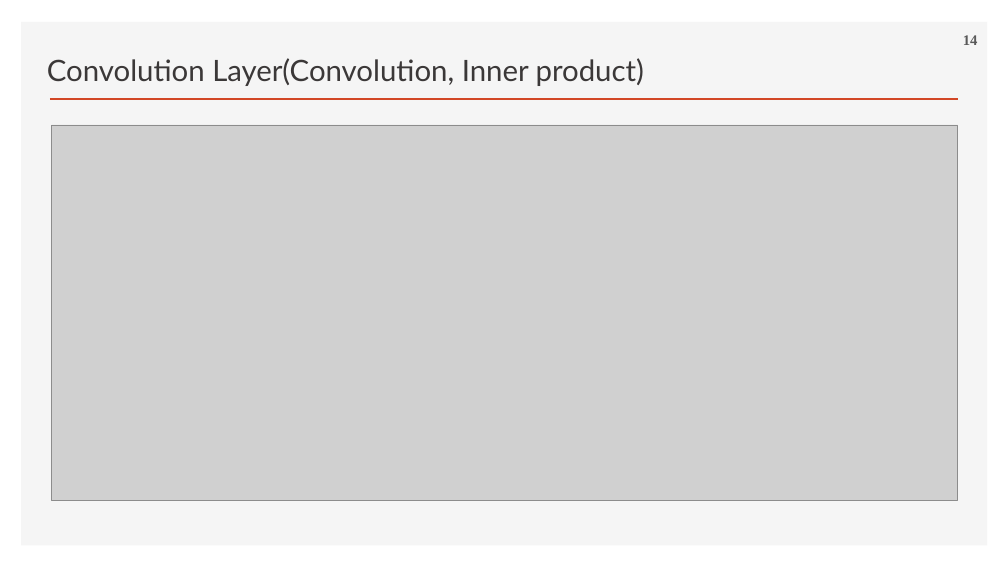
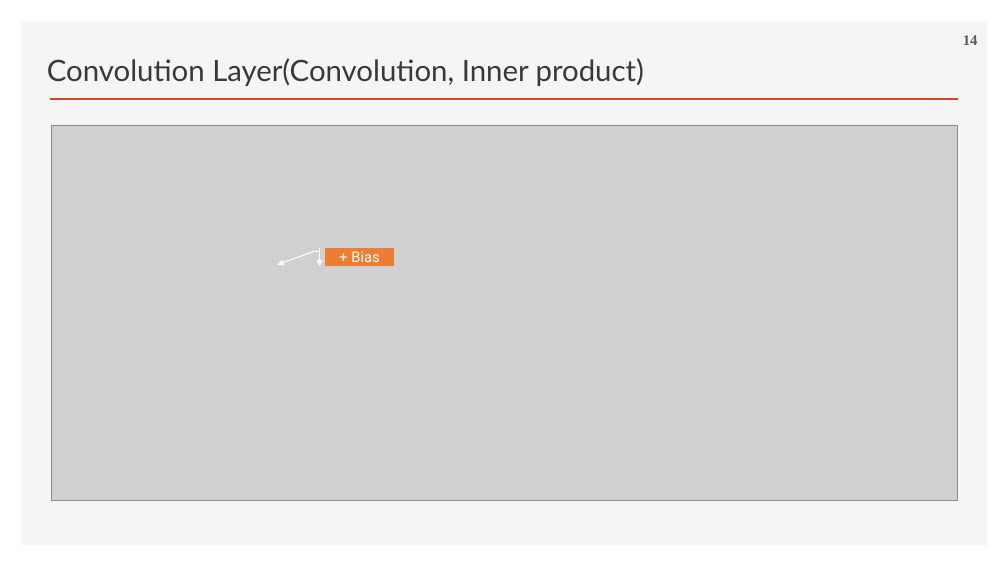
Before and after one commit to ancestor9/2026_Fall_Deep-Learning-with-Python, a slide deck: slide 14 of Chapter 08 Image Classification.pptx. Drawn at 1008x567 pixels with LibreOffice and Linux fonts; fonts in the diff are those of the drawing; grey boxes stand for pictures; background and template pictures are left out. Boxes give left, top, right and bottom in pixels: in the first picture for what was removed or moved away, otherwise in the second. Text is boxed around its words. In the diff, an @@ line names an element or a change of style, - is before the commit and + after.

```diff
--- a/Chapter 08 Image Classification.pptx
+++ b/Chapter 08 Image Classification.pptx
@@ accent callout added at (x1=325, y1=248, x2=394, y2=266), fill #ED7D31, outline #FFFFFF 1 pt, 14 pt, text #FFFFFF @@
++ Bias
```
Also in this commit, not shown: 3 other slides changed, 1 other file.
